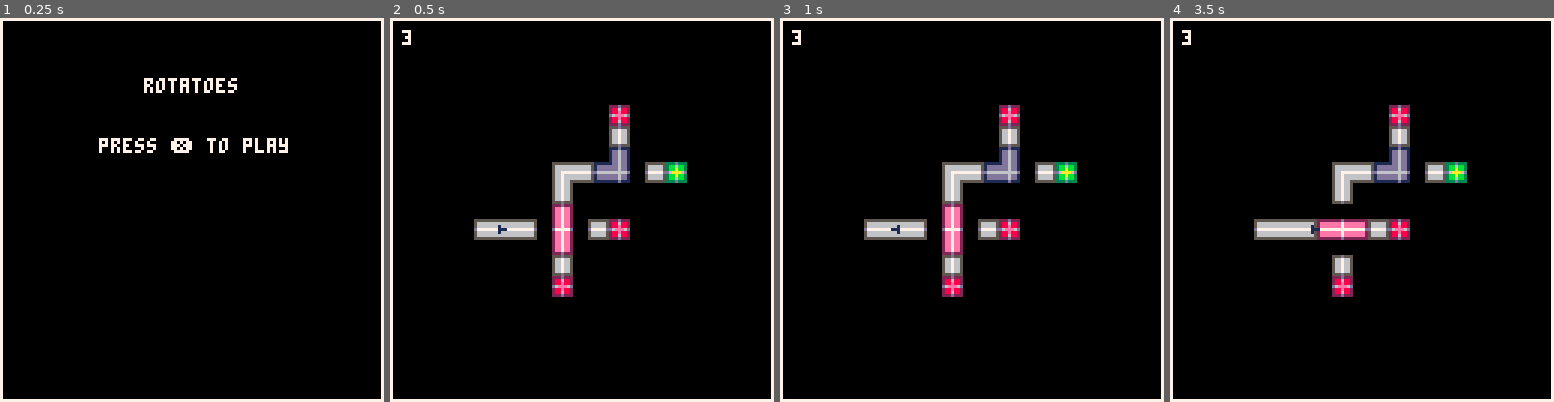
Above: before the commit, frames 1-4 (left to right).
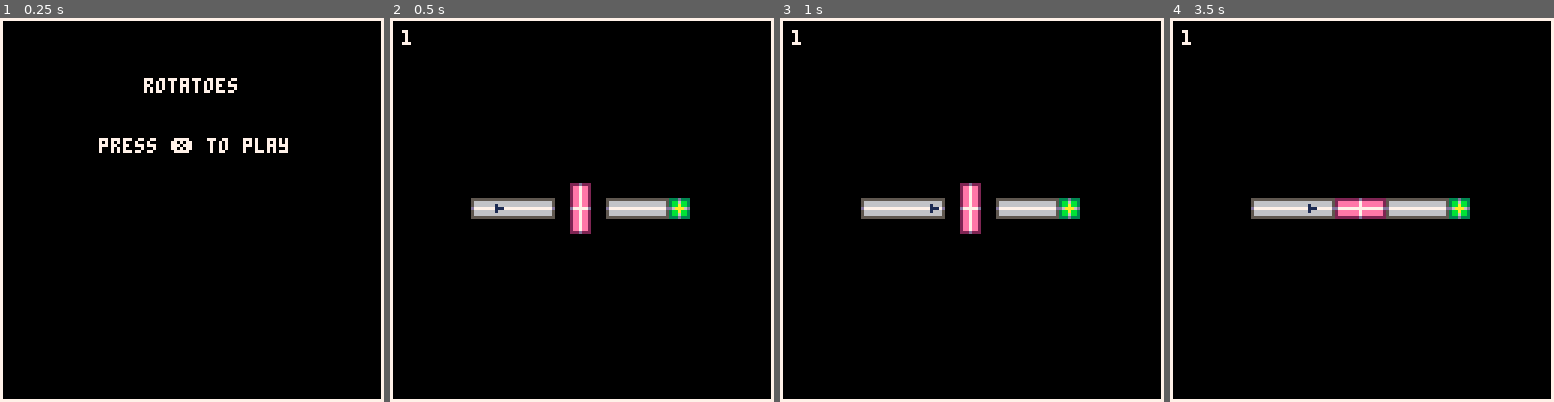
Above: after the commit, the same moments.

Repository: kreludan/rotatoes
Game: PICO-8 cartridge rotatoes.p8
Same seed, same stepped clock (60 frames per second), same inputs: the game is played once before the commit and once after it.
Inputs:
- Up to frame 1 (0.25 s): no input
- Up to frame 2 (0.5 s): tap X (X key) at 0.33 s
- Up to frame 3 (1 s): no input
- Up to frame 4 (3.5 s): tap X (X key) at 1.07, 1.85, 2.97 s; hold Right 1.6-2.1 s; hold Up 2.15-2.42 s; hold Right 2.47-3.03 s; hold Left from 3.08 s (still down)

Frame 1 is identical in both runs. In frame 2, 8.6% of the frame differs, in the area x 3-79%, y 3-73%; in frame 3, 8.6%; in frame 4, 8.7%.

Commit message:
Reset level to 1'

Diff:
--- a/rotatoes.p8
+++ b/rotatoes.p8
@@ -5,7 +5,7 @@
 function _init()
   max_distance = 7 -- distance to check for a waypoint in a direction
   level_state = "menu" -- "playing", "win", "lose", "menu"
-  level_num = 3 -- current level
+  level_num = 1 -- current level
 end
 
 function _init_level(level_num)
--- a/src/0.global.lua
+++ b/src/0.global.lua
@@ -1,7 +1,7 @@
 function _init()
   max_distance = 7 -- distance to check for a waypoint in a direction
   level_state = "menu" -- "playing", "win", "lose", "menu"
-  level_num = 3 -- current level
+  level_num = 1 -- current level
 end
 
 function _init_level(level_num)
